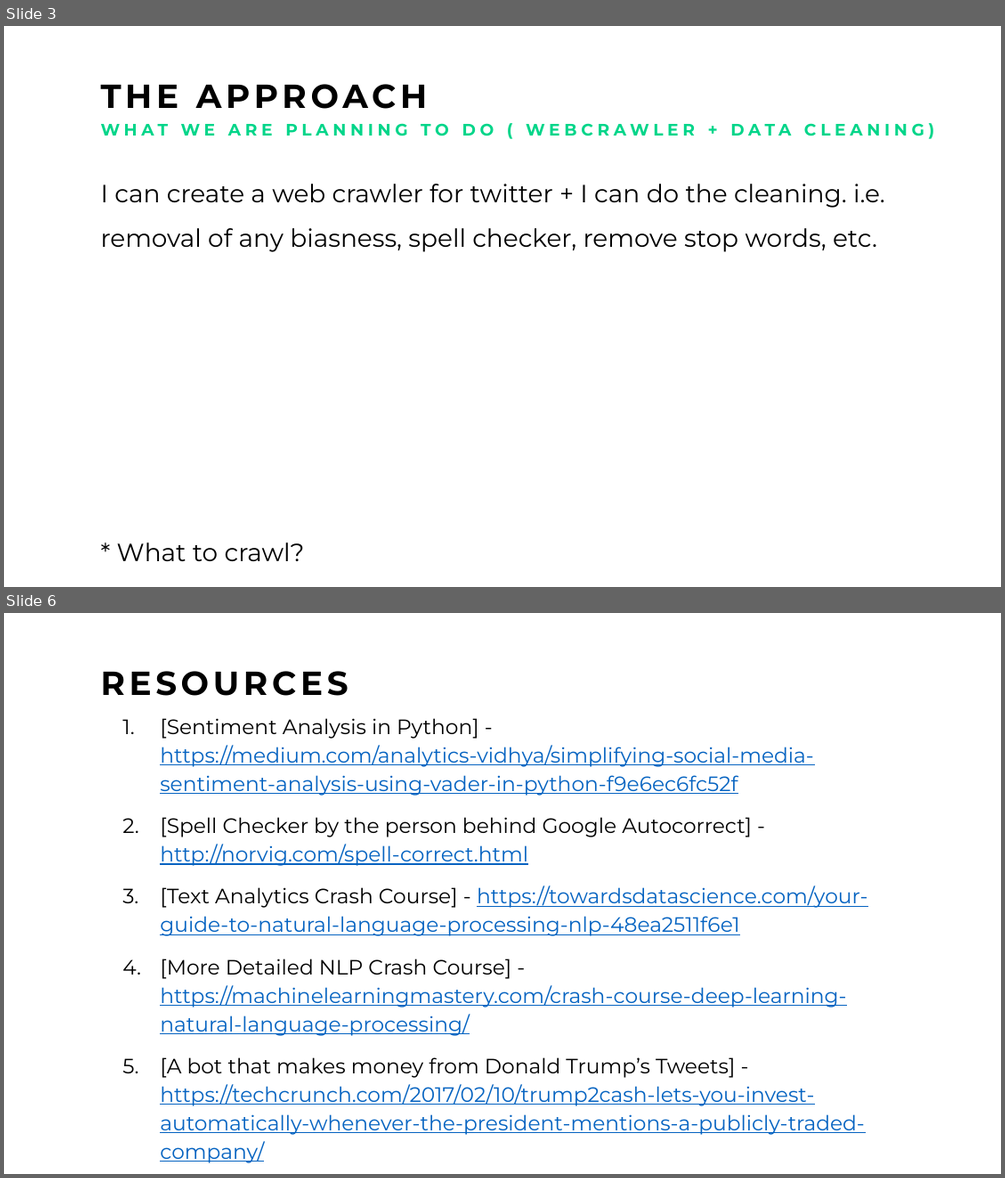
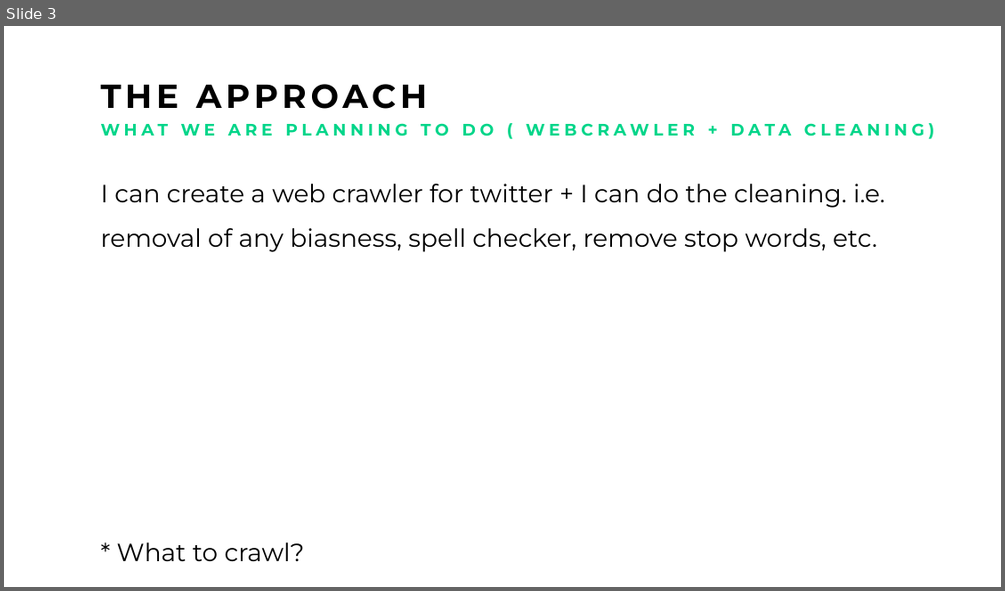
Before and after one commit to Michaelomh/personal-blog, a slide deck: static/img/drive/Artificial Not-So Intelligent Pitch.pptx. Shown one above the other, each under a label of ours: slides 3 and 6 before the commit, slide 3 after it; the slides between them are not shown. The pictures are 1005x1178 and 1005x591 pixels, drawn with LibreOffice and Linux fonts; fonts in the diff are those of the drawing. Boxes give left, top, right and bottom in pixels: in the first picture for what was removed or moved away, otherwise in the second. Text is boxed around its words. In the diff, an @@ line names an element or a change of style, - is before the commit and + after.

```diff
--- a/static/img/drive/Artificial Not-So Intelligent Pitch.pptx
+++ b/static/img/drive/Artificial Not-So Intelligent Pitch.pptx
@@ slide 6 removed at (4,613,1001,1174), background #FFFFFF @@
@@ text removed at (101,671,348,696) @@
-RESOURCES
@@ text removed at (160,718,867,1135) @@
-1. [Sentiment Analysis in Python] - https://medium.com/analytics-vidhya/simplifying-social-media-sentiment-analysis-using-vader-in-python-f9e6ec6fc52f
-2. [Spell Checker by the person behind Google Autocorrect] - http://norvig.com/spell-correct.html
-3. [Text Analytics Crash Course] - https://towardsdatascience.com/your-guide-to-natural-language-processing-nlp-48ea2511f6e1
-4. [More Detailed NLP Crash Course] - https://machinelearningmastery.com/crash-course-deep-learning-natural-language-processing/
-5. [A bot that makes money from Donald Trump’s Tweets] - https://techcrunch.com/2017/02/10/trump2cash-lets-you-invest-automatically-whenever-the-president-mentions-a-publicly-traded-company/
```
Also in this commit, not shown: 1 slide changed, 2 other slides removed, 9 other files.
